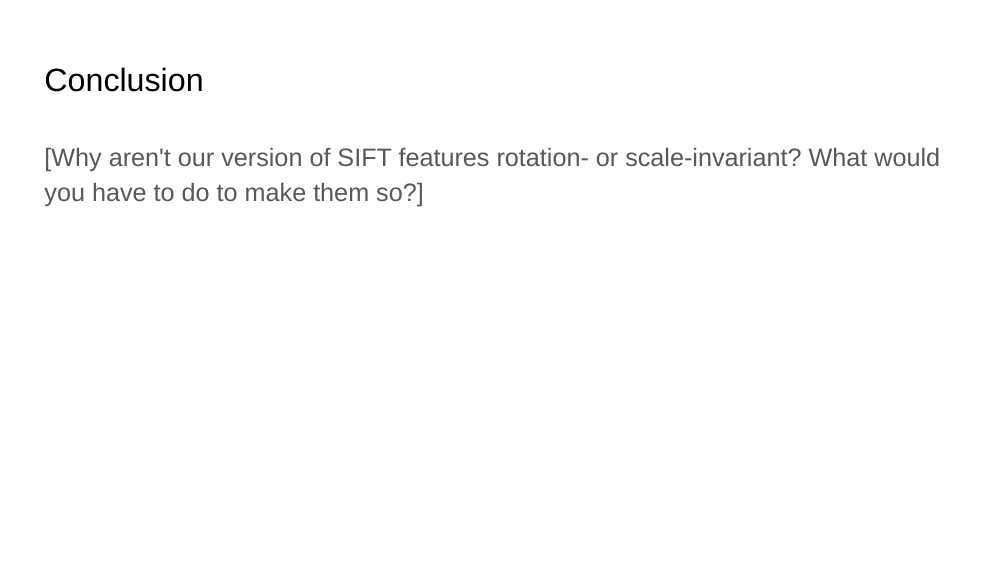
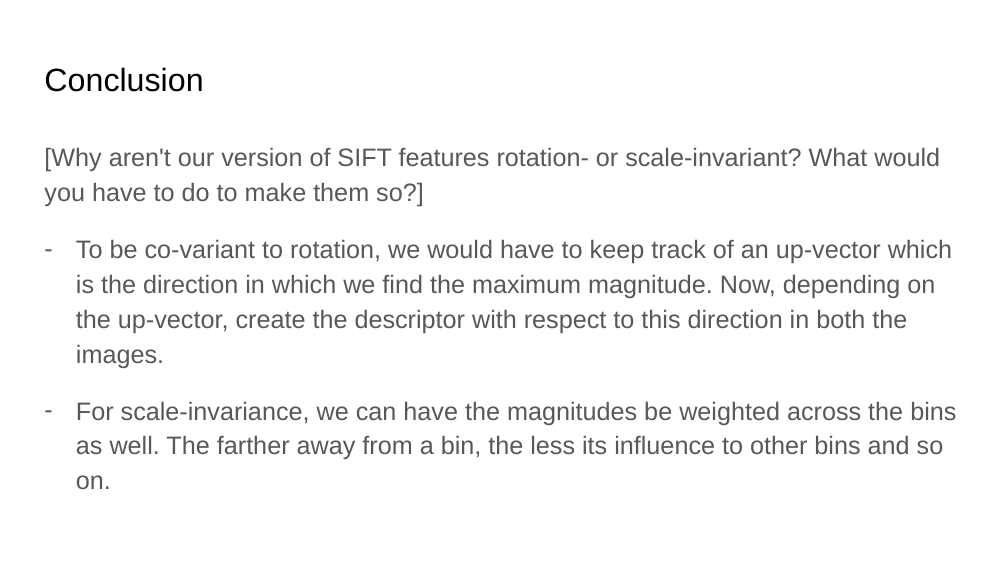
Before and after one commit to m-a-c-e/Computer-Vision, a slide deck: slide 20 of project-2/docs/proj2_report.pptx. Drawn at 1008x567 pixels with LibreOffice and Linux fonts; fonts in the diff are those of the drawing. Boxes give left, top, right and bottom in pixels: in the first picture for what was removed or moved away, otherwise in the second. Text is boxed around its words. In the diff, an @@ line names an element or a change of style, - is before the commit and + after.

Commit message:
finished SIFT descriptor

```diff
--- a/project-2/docs/proj2_report.pptx
+++ b/project-2/docs/proj2_report.pptx
@@ text at [76,239,956,489]: paragraphs added @@
+– To be co-variant to rotation, we would have to keep track of an up-vector which is the direction in which we find the maximum magnitude. Now, depending on the up-vector, create the descriptor with respect to this direction in both the images.
+– For scale-invariance, we can have the magnitudes be weighted across the bins as well. The farther away from a bin, the less its influence to other bins and so on.
```
Also in this commit, not shown: 18 other slides changed, 32 other files.
